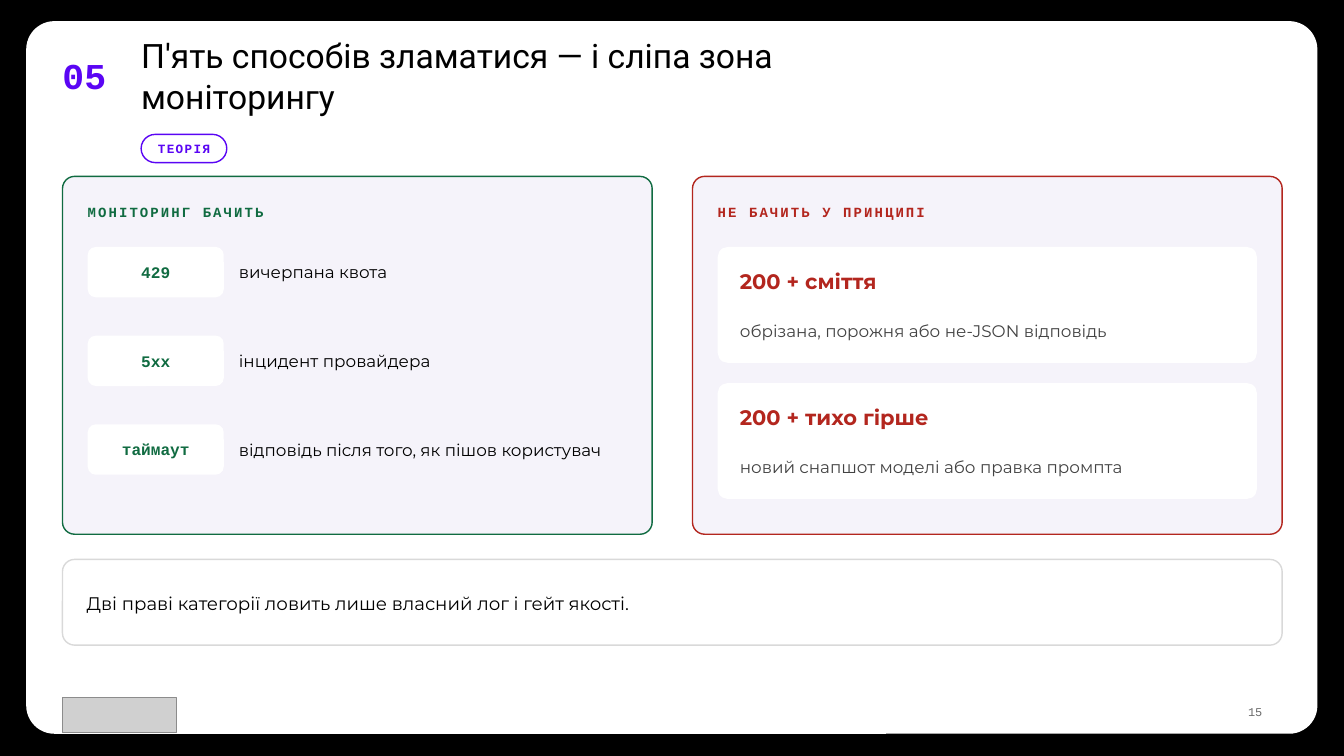
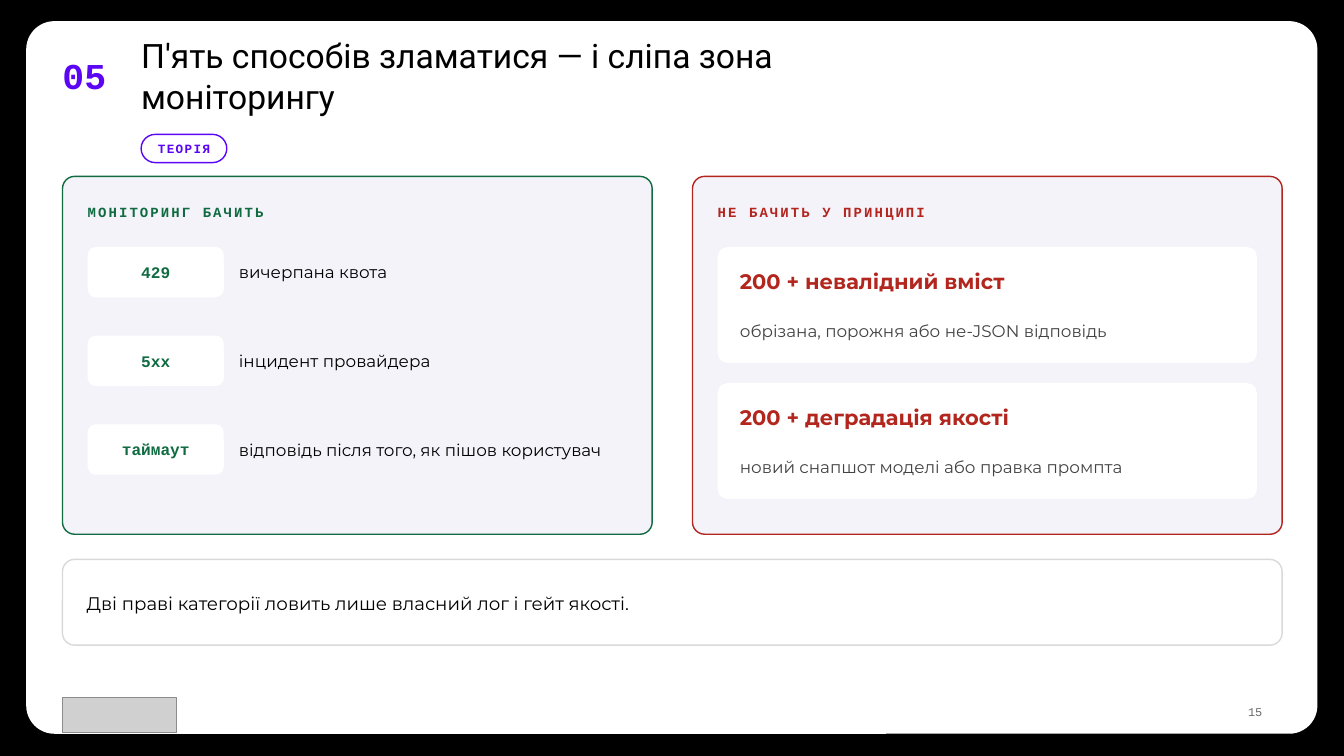
Before and after one commit to TarasFedorenkoFTV/llmops-bootcamp, a slide deck: slide 15 of docs/decks/L01.pptx. Drawn at 1344x756 pixels with LibreOffice and Linux fonts; fonts in the diff are those of the drawing; grey boxes stand for pictures; background and template pictures are left out. Boxes give left, top, right and bottom in pixels: in the first picture for what was removed or moved away, otherwise in the second. Text is boxed around its words. In the diff, an @@ line names an element or a change of style, - is before the commit and + after.

```diff
--- a/docs/decks/L01.pptx
+++ b/docs/decks/L01.pptx
@@ text at (x1=740, y1=272, x2=1004, y2=292): text changed @@
-200 + сміття
+200 + невалідний вміст
@@ text at (x1=740, y1=408, x2=1009, y2=429): text changed @@
-200 + тихо гірше
+200 + деградація якості
```
Also in this commit, not shown: 10 other slides changed, 33 other files.
